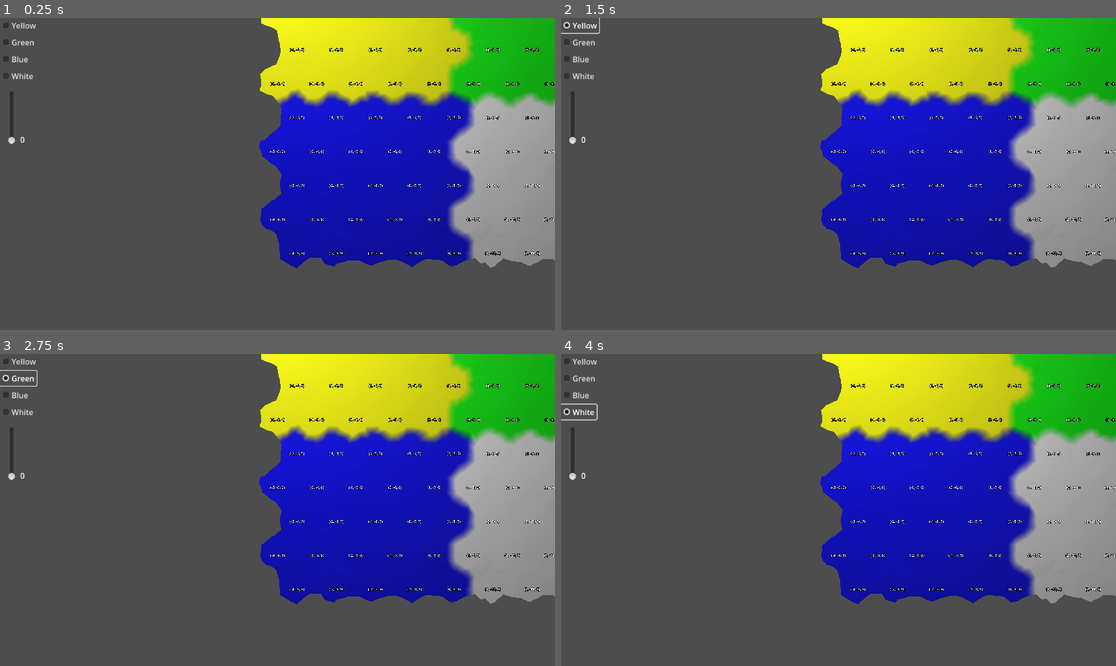
Above: before the commit, frames 1-4 (two rows, left to right).
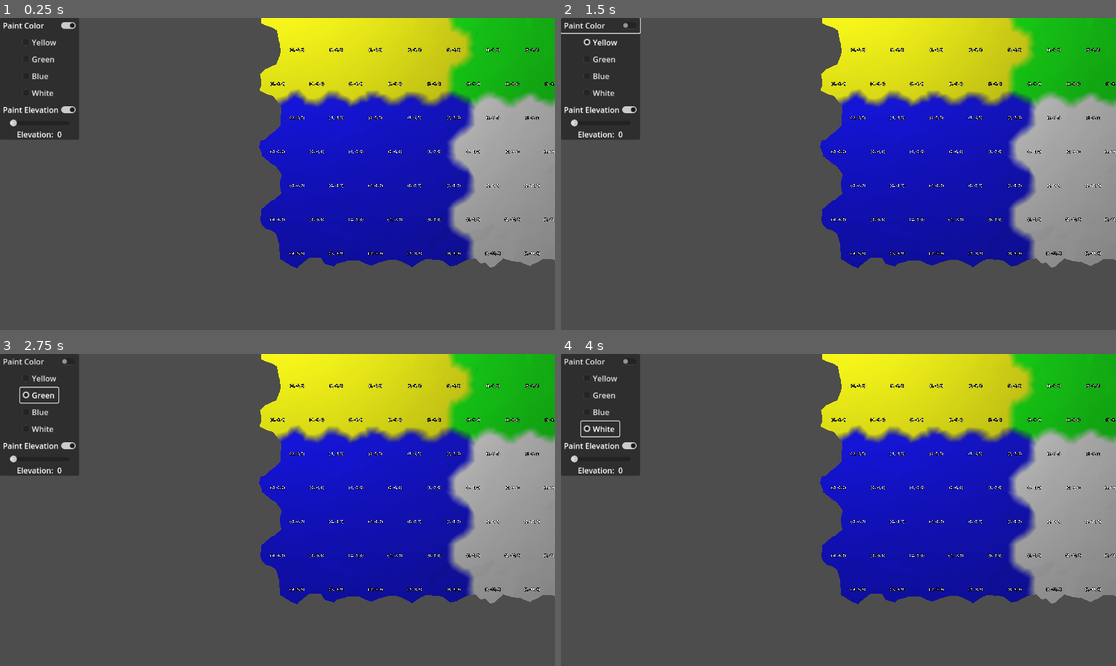
Above: after the commit, the same moments.

Repository: davepruitt/hex_map_godot
Game: Godot game, scene res://main.tscn
Same seed, same stepped clock (60 frames per second), same inputs: the game is played once before the commit and once after it.
Inputs (mouse positions are in pixels of both pictures, inside the frame that each line leads up to):
- Up to frame 1 (0.25 s): no input
- Up to frame 2 (1.5 s): click "Yellow" at 0.5 s; click (599, 24) at 1.25 s, where only the run after the commit has a clickable "Paint Color"
- Up to frame 3 (2.75 s): click "Green" at 2 s
- Up to frame 4 (4 s): click "Blue" at 2.75 s; click "White" at 3.5 s

The runs differ from the first frame. In frame 1, 5.3% of the frame differs, in the area x 0-15%, y 0-41%; in frame 2, 5.2%; in frame 3, 5.2%; in frame 4, 5.3%.

Commit message:
Updating the UI so it is at feature parity with section 3.1 of tutorial 5 - option elevation/color painting

Diff:
--- a/hex_project_godot/main.gd
+++ b/hex_project_godot/main.gd
@@ -15,6 +15,9 @@
 
 var camera_speed: float = 0.1
 
+var paint_terrain_color_enabled: bool = true
+var paint_terrain_elevation_enabled: bool = true
+
 var active_color: Color = Color.WHITE
 var active_elevation: int = 0
 
@@ -25,7 +28,10 @@
 #@onready var scene_camera := $Camera3D
 @onready var hex_grid := $HexGrid
 
-@onready var elevation_label := $CanvasLayer/ElevationLabel
+@onready var elevation_label := $CanvasLayer/PanelContainer/VBoxContainer/HBoxContainer/ElevationValueLabel
+@onready var check_button_enable_color := $CanvasLayer/PanelContainer/VBoxContainer/CheckButton_EnableColor
+@onready var check_button_enable_elevation := $CanvasLayer/PanelContainer/VBoxContainer/CheckButton_EnableElevation
+@onready var scene_camera := $HexMapCamera/Swivel/Stick/MainCamera
 
 #endregion
 
@@ -35,6 +41,8 @@
 func _ready() -> void:
 	RenderingServer.set_debug_generate_wireframes(true)
 
+	check_button_enable_color.set_pressed_no_signal(paint_terrain_color_enabled)
+	check_button_enable_elevation.set_pressed_no_signal(paint_terrain_elevation_enabled)
 
 # Called every frame. 'delta' is the elapsed time since the previous frame.
 func _process(delta: float) -> void:
@@ -68,15 +76,15 @@
 			var space_state = get_world_3d().direct_space_state
 			var mousepos = get_viewport().get_mouse_position()
 
-			#var origin = scene_camera.project_ray_origin(mousepos)
-			#var end = origin + scene_camera.project_ray_normal(mousepos) * RAY_LENGTH
-			#var query = PhysicsRayQueryParameters3D.create(origin, end)
-			#query.collide_with_areas = true
+			var origin = scene_camera.project_ray_origin(mousepos)
+			var end = origin + scene_camera.project_ray_normal(mousepos) * RAY_LENGTH
+			var query = PhysicsRayQueryParameters3D.create(origin, end)
+			query.collide_with_areas = true
 
-			#var result = space_state.intersect_ray(query)
-			#if result:
-			#	var cell = hex_grid.get_cell(result.position)
-			#	_edit_cell(cell)
+			var result = space_state.intersect_ray(query)
+			if result:
+				var cell = hex_grid.get_cell(result.position)
+				_edit_cell(cell)
 
 #endregion
 
@@ -102,12 +110,23 @@
 	active_elevation = int(value)
 	elevation_label.text = str(active_elevation)
 
+
+func _on_check_button_enable_elevation_toggled(toggled_on: bool) -> void:
+	paint_terrain_elevation_enabled = toggled_on
+
+
+func _on_check_button_enable_color_toggled(toggled_on: bool) -> void:
+	paint_terrain_color_enabled = toggled_on
+
 #endregion
 
 #region Private methods
 
 func _edit_cell (cell: HexCell):
-	cell.hex_color = active_color
-	cell.elevation = active_elevation
+	if (paint_terrain_color_enabled):
+		cell.hex_color = active_color
+
+	if (paint_terrain_elevation_enabled):
+		cell.elevation = active_elevation
 
 #endregion
--- a/hex_project_godot/main.tscn
+++ b/hex_project_godot/main.tscn
@@ -35,46 +35,72 @@
 
 [node name="CanvasLayer" type="CanvasLayer" parent="."]
 
-[node name="HFlowContainer" type="HFlowContainer" parent="CanvasLayer"]
+[node name="PanelContainer" type="PanelContainer" parent="CanvasLayer"]
 offset_right = 40.0
 offset_bottom = 40.0
 
-[node name="CheckBox_ColorYellow" type="CheckBox" parent="CanvasLayer/HFlowContainer"]
+[node name="VBoxContainer" type="VBoxContainer" parent="CanvasLayer/PanelContainer"]
+layout_mode = 2
+
+[node name="CheckButton_EnableColor" type="CheckButton" parent="CanvasLayer/PanelContainer/VBoxContainer"]
+layout_mode = 2
+text = "Paint Color"
+
+[node name="VBoxContainer" type="VBoxContainer" parent="CanvasLayer/PanelContainer/VBoxContainer"]
+layout_mode = 2
+size_flags_horizontal = 4
+
+[node name="CheckBox_ColorYellow" type="CheckBox" parent="CanvasLayer/PanelContainer/VBoxContainer/VBoxContainer"]
 layout_mode = 2
 button_group = SubResource("ButtonGroup_jp0eq")
 text = "Yellow"
 
-[node name="CheckBox_ColorGreen" type="CheckBox" parent="CanvasLayer/HFlowContainer"]
+[node name="CheckBox_ColorGreen" type="CheckBox" parent="CanvasLayer/PanelContainer/VBoxContainer/VBoxContainer"]
 layout_mode = 2
 button_group = SubResource("ButtonGroup_jp0eq")
 text = "Green"
 
-[node name="CheckBox_ColorBlue" type="CheckBox" parent="CanvasLayer/HFlowContainer"]
+[node name="CheckBox_ColorBlue" type="CheckBox" parent="CanvasLayer/PanelContainer/VBoxContainer/VBoxContainer"]
 layout_mode = 2
 button_group = SubResource("ButtonGroup_jp0eq")
 text = "Blue"
 
-[node name="CheckBox_ColorWhite" type="CheckBox" parent="CanvasLayer/HFlowContainer"]
+[node name="CheckBox_ColorWhite" type="CheckBox" parent="CanvasLayer/PanelContainer/VBoxContainer/VBoxContainer"]
 layout_mode = 2
 button_group = SubResource("ButtonGroup_jp0eq")
 text = "White"
 
-[node name="ElevationSlider" type="VSlider" parent="CanvasLayer"]
-offset_left = 10.0
-offset_top = 152.0
-offset_right = 38.0
-offset_bottom = 262.0
+[node name="CheckButton_EnableElevation" type="CheckButton" parent="CanvasLayer/PanelContainer/VBoxContainer"]
+layout_mode = 2
+text = "Paint Elevation"
+
+[node name="MarginContainer" type="MarginContainer" parent="CanvasLayer/PanelContainer/VBoxContainer"]
+layout_mode = 2
+theme_override_constants/margin_left = 20
+theme_override_constants/margin_top = 0
+theme_override_constants/margin_right = 20
+
+[node name="ElevationSlider" type="HSlider" parent="CanvasLayer/PanelContainer/VBoxContainer/MarginContainer"]
+layout_mode = 2
+focus_mode = 0
 max_value = 5.0
 
-[node name="ElevationLabel" type="Label" parent="CanvasLayer"]
-offset_left = 42.0
-offset_top = 241.0
-offset_right = 52.0
-offset_bottom = 264.0
+[node name="HBoxContainer" type="HBoxContainer" parent="CanvasLayer/PanelContainer/VBoxContainer"]
+layout_mode = 2
+size_flags_horizontal = 4
+
+[node name="ElevationLabel" type="Label" parent="CanvasLayer/PanelContainer/VBoxContainer/HBoxContainer"]
+layout_mode = 2
+text = "Elevation: "
+
+[node name="ElevationValueLabel" type="Label" parent="CanvasLayer/PanelContainer/VBoxContainer/HBoxContainer"]
+layout_mode = 2
 text = "0"
 
-[connection signal="pressed" from="CanvasLayer/HFlowContainer/CheckBox_ColorYellow" to="." method="_on_check_box_color_yellow_pressed"]
-[connection signal="pressed" from="CanvasLayer/HFlowContainer/CheckBox_ColorGreen" to="." method="_on_check_box_color_green_pressed"]
-[connection signal="pressed" from="CanvasLayer/HFlowContainer/CheckBox_ColorBlue" to="." method="_on_check_box_color_blue_pressed"]
-[connection signal="pressed" from="CanvasLayer/HFlowContainer/CheckBox_ColorWhite" to="." method="_on_check_box_color_white_pressed"]
-[connection signal="value_changed" from="CanvasLayer/ElevationSlider" to="." method="_on_elevation_slider_value_changed"]
+[connection signal="toggled" from="CanvasLayer/PanelContainer/VBoxContainer/CheckButton_EnableColor" to="." method="_on_check_button_enable_color_toggled"]
+[connection signal="pressed" from="CanvasLayer/PanelContainer/VBoxContainer/VBoxContainer/CheckBox_ColorYellow" to="." method="_on_check_box_color_yellow_pressed"]
+[connection signal="pressed" from="CanvasLayer/PanelContainer/VBoxContainer/VBoxContainer/CheckBox_ColorGreen" to="." method="_on_check_box_color_green_pressed"]
+[connection signal="pressed" from="CanvasLayer/PanelContainer/VBoxContainer/VBoxContainer/CheckBox_ColorBlue" to="." method="_on_check_box_color_blue_pressed"]
+[connection signal="pressed" from="CanvasLayer/PanelContainer/VBoxContainer/VBoxContainer/CheckBox_ColorWhite" to="." method="_on_check_box_color_white_pressed"]
+[connection signal="toggled" from="CanvasLayer/PanelContainer/VBoxContainer/CheckButton_EnableElevation" to="." method="_on_check_button_enable_elevation_toggled"]
+[connection signal="value_changed" from="CanvasLayer/PanelContainer/VBoxContainer/MarginContainer/ElevationSlider" to="." method="_on_elevation_slider_value_changed"]
